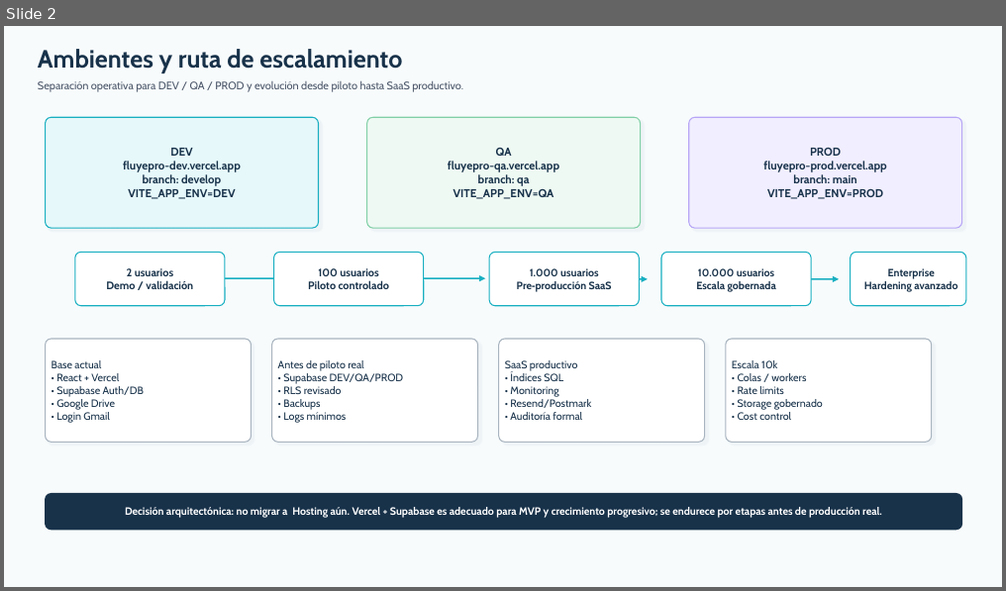
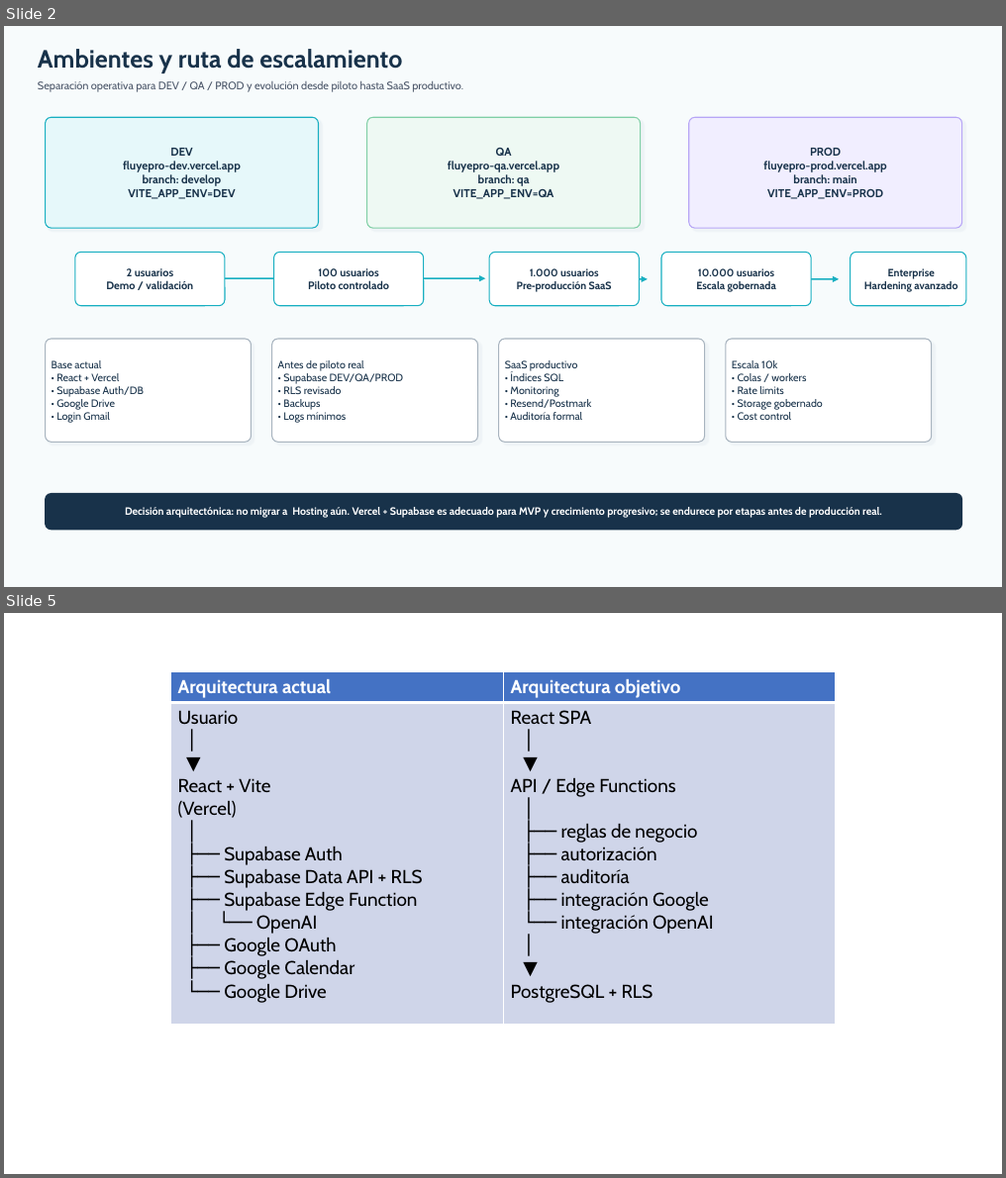
Before and after one commit to rescobarkGmail/mentalia-mvp, a slide deck: Diagramas/Arquitectura_Mentalia_FluyePro.pptx. Shown one above the other, each under a label of ours: slide 2 before the commit, slides 2 and 5 after it; the slides between them are not shown. The pictures are 1006x591 and 1006x1178 pixels, drawn with LibreOffice and Linux fonts; fonts in the diff are those of the drawing. Boxes give left, top, right and bottom in pixels: in the first picture for what was removed or moved away, otherwise in the second. Text is boxed around its words. In the diff, an @@ line names an element or a change of style, - is before the commit and + after.

```diff
--- a/Diagramas/Arquitectura_Mentalia_FluyePro.pptx
+++ b/Diagramas/Arquitectura_Mentalia_FluyePro.pptx
@@ slide 5 added at [4, 613, 1002, 1174], background #FFFFFF @@
@@ table added at [170, 672, 835, 1025], 2 rows, 2 columns @@
+Arquitectura actual | Arquitectura objetivo
+Usuario / │ / ▼ / React + Vite / (Vercel) / │ / ├── Supabase Auth / ├── Supabase Data API + RLS / ├── Supabase Edge Function / │ └── OpenAI / ├── Google OAuth / ├── Google Calendar / └── Google Drive | React SPA / │ / ▼ / API / Edge Functions / │ / ├── reglas de negocio / ├── autorización / ├── auditoría / ├── integración Google / └── integración OpenAI / │ / ▼ / PostgreSQL + RLS
```
Also in this commit, not shown: 4 other slides added, 16 other files.
